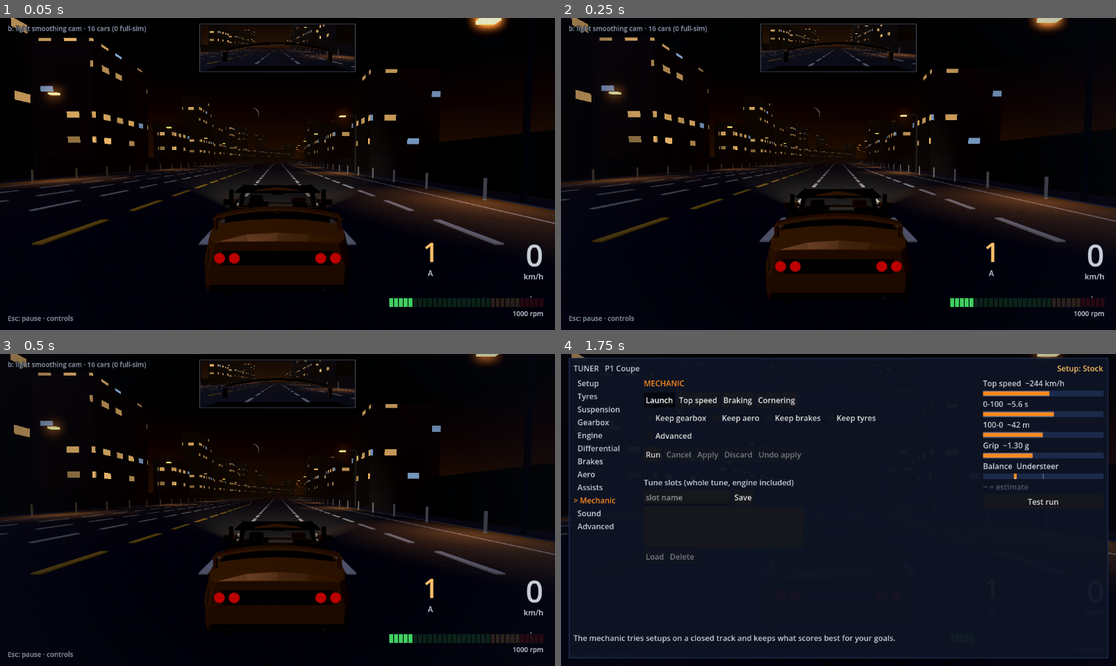
Above: before the commit, frames 1-4 (two rows, left to right).
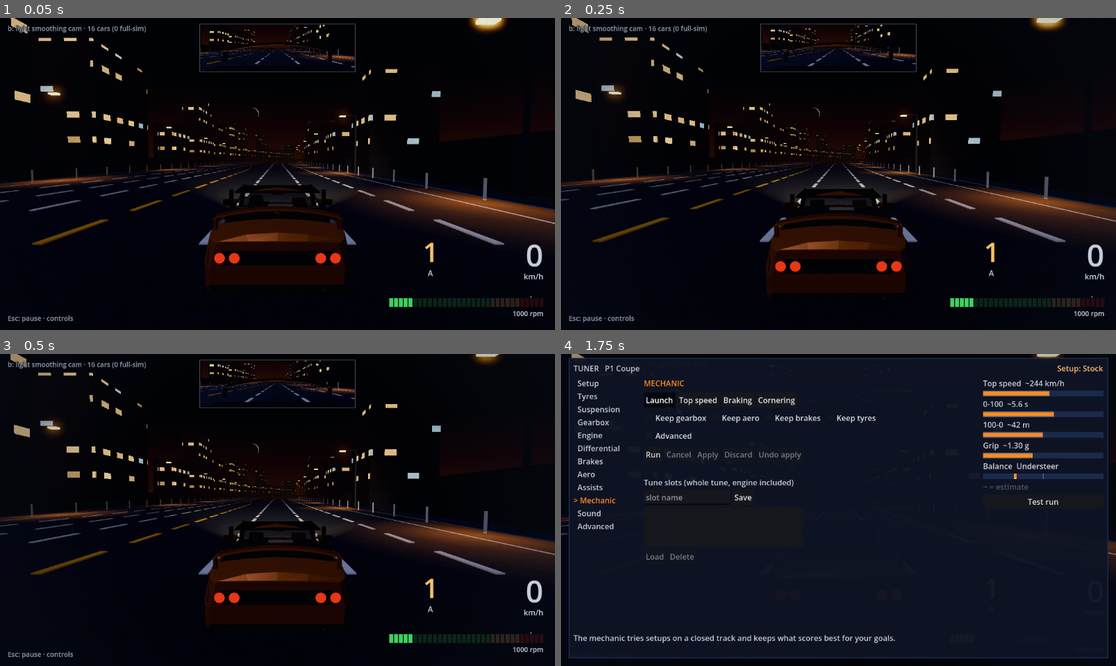
Above: after the commit, the same moments.

Repository: SmurfyHehe/neon-overdrive
Game: Godot game, scene res://Game.tscn
The game is run twice, just before and just after one commit, with the same random seed, the same clock (stepped at 60 frames per second) and the same inputs.
Inputs (mouse positions are in pixels of both pictures, inside the frame that each line leads up to):
- Up to frame 1 (0.05 s): no input
- Up to frame 2 (0.25 s): no input
- Up to frame 3 (0.5 s): no input
- Up to frame 4 (1.75 s): tap Enter at 0.5 s; move the mouse to (960, 494) at 0.52 s; hold D (steer_right) 0.53-1.25 s; tap Y (autotune_panel) at 0.6 s; click (960, 494) at 0.67 s; click "Launch" at 1.25 s

The runs differ from the first frame. In frame 1, 3.2% of the frame differs, in the area x 0-100%, y 0-79%; in frame 2, 3.0%; in frame 3, 2.8%; in frame 4, less than 0.1%.

Commit message:
Film look: AgX tone curve and an Amber vs. Dusk colour grade
WorldLook (the game's WorldEnvironment) switches it with the new
"Film look" graphics flag, on in every preset: AgX instead of the
linear clip so lamps, windows and tail lamps roll off softly, plus a
procedural 3D LUT (navy shadows, amber highlights, gentle S-curve).
+0.2 ms GPU on the Iris Xe. GraphicsSettings gains on/off flags with a
checkbox each on the Graphics page.

Co-Authored-By: Claude Opus 5.5 (1M context) <noreply@anthropic.com>

Diff:
--- a/scripts/game.gd
+++ b/scripts/game.gd
@@ -148,7 +148,8 @@
 	env.glow_bloom = 0.0
 	env.glow_hdr_threshold = 1.0
 	env.glow_blend_mode = Environment.GLOW_BLEND_MODE_SCREEN
-	var world_env := WorldEnvironment.new()
+	# WorldLook adds the switchable film look (AgX curve + grade) on top.
+	var world_env := WorldLook.new()
 	world_env.environment = env
 	add_child(world_env)
 	# Look B's "grainy filter" (stage A): a light, darken-only animated grain
--- a/scripts/graphics_settings.gd
+++ b/scripts/graphics_settings.gd
@@ -35,10 +35,15 @@
 ## +1.3 ms, MSAA 4x +1.9 ms, MSAA 2x + FXAA +2.3 ms, 75% scale -1.7 ms. So
 ## MSAA 2x is the free default and FXAA is not in any preset.
 const PRESET_VALUES := {
-	"low": {"aa": "msaa2", "render_scale": 0.75},
-	"medium": {"aa": "msaa2", "render_scale": 1.0},
-	"high": {"aa": "msaa4", "render_scale": 1.0},
+	"low": {"aa": "msaa2", "render_scale": 0.75, "film_look": true},
+	"medium": {"aa": "msaa2", "render_scale": 1.0, "film_look": true},
+	"high": {"aa": "msaa4", "render_scale": 1.0, "film_look": true},
 }
+
+## On/off effects, in menu order, with their menu names. Each is read by the
+## node that draws it (film_look: WorldLook).
+const FLAGS := ["film_look"]
+const FLAG_NAMES := {"film_look": "Film look"}
 
 ## Nodes that switch with these settings join this group and implement
 ## apply_graphics().
@@ -47,6 +52,15 @@
 static var preset := PRESET_DEFAULT  # one of PRESETS, or "custom"
 static var aa := "msaa2"
 static var render_scale := 1.0
+static var flags := {"film_look": true}
+
+static func is_on(flag: String) -> bool:
+	return bool(flags.get(flag, false))
+
+static func set_flag(flag: String, on: bool) -> void:
+	if flag in FLAGS:
+		flags[flag] = on
+		_mark_custom()
 
 static func set_preset(p: String) -> void:
 	if not PRESET_VALUES.has(p):
@@ -55,6 +69,8 @@
 	var v: Dictionary = PRESET_VALUES[p]
 	aa = v.aa
 	render_scale = v.render_scale
+	for f in FLAGS:
+		flags[f] = bool(v[f])
 
 static func set_aa(mode: String) -> void:
 	if mode in AA_MODES:
@@ -69,7 +85,7 @@
 static func _mark_custom() -> void:
 	for p in PRESETS:
 		var v: Dictionary = PRESET_VALUES[p]
-		if v.aa == aa and is_equal_approx(v.render_scale, render_scale):
+		if v.aa == aa and is_equal_approx(v.render_scale, render_scale) and FLAGS.all(func(f: String) -> bool: return bool(v[f]) == is_on(f)):
 			preset = p
 			return
 	preset = "custom"
@@ -111,6 +127,8 @@
 			# "custom" (or damaged): read each value, keep the default for a bad one.
 			set_aa(str(cfg.get_value("graphics", "aa", aa)))
 			set_render_scale(float(cfg.get_value("graphics", "render_scale", render_scale)))
+			for f in FLAGS:
+				set_flag(f, FxSettings._to_bool(cfg.get_value("graphics", f, is_on(f))))
 	var forced := OS.get_environment("NEON_GFX")
 	if PRESET_VALUES.has(forced):
 		set_preset(forced)
@@ -122,4 +140,6 @@
 	cfg.set_value("graphics", "preset", preset)
 	cfg.set_value("graphics", "aa", aa)
 	cfg.set_value("graphics", "render_scale", render_scale)
+	for f in FLAGS:
+		cfg.set_value("graphics", f, is_on(f))
 	return cfg.save(AudioSettings.path) == OK
--- a/scripts/pause_menu.gd
+++ b/scripts/pause_menu.gd
@@ -41,6 +41,7 @@
 var gfx_aa: OptionButton
 var gfx_scale: HSlider
 var gfx_scale_label: Label
+var gfx_flags := {}   # flag -> CheckButton
 var _gfx_refreshing := false
 
 func _init(state: GameState) -> void:
@@ -207,6 +208,14 @@
 			_graphics_changed())
 	gfx_scale_label = Label.new()
 	gfx_scale.get_parent().add_child(gfx_scale_label)
+	for flag in GraphicsSettings.FLAGS:
+		var c := CheckButton.new()
+		c.text = GraphicsSettings.FLAG_NAMES[flag]
+		c.toggled.connect(func(on: bool) -> void:
+			GraphicsSettings.set_flag(flag, on)
+			_graphics_changed())
+		graphics_page.add_child(c)
+		gfx_flags[flag] = c
 	graphics_back_button = _add_button(graphics_page, "Back", show_main)
 
 func _add_option(parent: Control, text: String, items: Array, on_select: Callable) -> OptionButton:
@@ -239,6 +248,8 @@
 	gfx_aa.select(maxi(GraphicsSettings.AA_MODES.find(GraphicsSettings.aa), 0))
 	gfx_scale.value = GraphicsSettings.render_scale
 	gfx_scale_label.text = "%d%%" % roundi(GraphicsSettings.render_scale * 100.0)
+	for flag in gfx_flags:
+		gfx_flags[flag].button_pressed = GraphicsSettings.is_on(flag)
 	_gfx_refreshing = false
 
 # ---------- Controls page ----------
--- /dev/null
+++ b/scripts/world_look.gd
@@ -0,0 +1,81 @@
+class_name WorldLook
+extends WorldEnvironment
+
+# The game's WorldEnvironment plus the switchable parts of the look
+# (polish pass, 2026-10-08). game.gd builds the Environment as before; this
+# node only adds what GraphicsSettings switches, in apply_graphics().
+#
+# Film look (GraphicsSettings flag "film_look"): a film-style tone curve and a
+# colour grade.
+# - Tone curve: AgX instead of the linear clip. Bright things (lamp heads,
+#   windows, tail lamps, headlights) roll off softly toward white instead of
+#   clipping flat, and the glow round them reads as light rather than paint.
+#   AgX darkens the mids, so the exposure is raised to keep the scene about as
+#   bright as before (mean screen brightness measured 18 -> 19 at 1280x720).
+# - Grade: a 3D colour lookup table built here at startup (no asset): shadows
+#   lean navy, highlights lean amber, a gentle S-curve on contrast. Amber vs.
+#   Dusk, pushed by the camera instead of by every material.
+# Off gives back the stage A linear look exactly.
+
+const AGX_EXPOSURE := 2.0
+const AGX_WHITE := 6.0
+const LUT_SIZE := 17
+
+## Grade strengths (display space, 0..1 values).
+const CONTRAST := 0.22          # share of the S-curve mixed in
+const SHADOW_TINT := Vector3(0.86, 0.94, 1.18)   # multiplier at black, navy
+const SHADOW_LIFT := Vector3(0.006, 0.010, 0.022) # tiny navy floor so black is not dead grey
+const HIGHLIGHT_TINT := Vector3(1.05, 1.0, 0.88) # multiplier at white, amber
+const SATURATION := 1.06
+
+static var _lut: ImageTexture3D
+
+func _ready() -> void:
+	add_to_group(GraphicsSettings.GROUP)
+	apply_graphics()
+
+func apply_graphics() -> void:
+	if environment == null:
+		return
+	var on := GraphicsSettings.is_on("film_look")
+	environment.tonemap_mode = Environment.TONE_MAPPER_AGX if on else Environment.TONE_MAPPER_LINEAR
+	environment.tonemap_exposure = AGX_EXPOSURE if on else 1.0
+	environment.tonemap_white = AGX_WHITE if on else 1.0
+	environment.adjustment_enabled = on
+	environment.adjustment_color_correction = get_lut() if on else null
+
+## The grade as a 3D lookup texture, built once.
+static func get_lut() -> ImageTexture3D:
+	if _lut == null:
+		var images: Array[Image] = []
+		var n := LUT_SIZE
+		for b in n:
+			var img := Image.create_empty(n, n, false, Image.FORMAT_RGB8)
+			for g in n:
+				for r in n:
+					var c := grade(Vector3(r, g, b) / float(n - 1))
+					img.set_pixel(r, g, Color(c.x, c.y, c.z))
+			images.append(img)
+		_lut = ImageTexture3D.new()
+		_lut.create(Image.FORMAT_RGB8, n, n, n, false, images)
+	return _lut
+
+## One colour through the grade (display space in and out).
+static func grade(c: Vector3) -> Vector3:
+	# S-curve per channel.
+	var s := Vector3(_smooth(c.x), _smooth(c.y), _smooth(c.z))
+	c = c.lerp(s, CONTRAST)
+	var l := c.dot(Vector3(0.2126, 0.7152, 0.0722))
+	# Saturation round the luma.
+	c = Vector3(l, l, l).lerp(c, SATURATION)
+	# Split tone: navy into the shadows, amber into the highlights.
+	var sh := pow(1.0 - clampf(l, 0.0, 1.0), 3.0)
+	var hi := smoothstep(0.45, 1.0, l)
+	c *= Vector3.ONE.lerp(SHADOW_TINT, sh * 0.6)
+	c *= Vector3.ONE.lerp(HIGHLIGHT_TINT, hi * 0.7)
+	c += SHADOW_LIFT * sh
+	return c.clamp(Vector3.ZERO, Vector3.ONE)
+
+static func _smooth(x: float) -> float:
+	x = clampf(x, 0.0, 1.0)
+	return x * x * (3.0 - 2.0 * x)
--- a/tests/graphics_perf.gd
+++ b/tests/graphics_perf.gd
@@ -5,7 +5,7 @@
 # cars, the car parked in its lane looking down the road, V-Sync off, and
 # alternates short blocks between the setups so slow drift (heat, clocks) hits
 # all of them equally. Reports the median GPU time per setup and its delta to
-# "base" (everything this pass adds switched off, no edge smoothing, full res).
+# "base" (every GraphicsSettings flag off, no edge smoothing, full res).
 # Reports, does not assert: the numbers are machine-dependent.
 #
 # GFX_RES=<w>x<h> sets the window (default 1920x1080, the laptop's screen).
@@ -20,7 +20,7 @@
 const SKIP := 10         # frames dropped after each switch
 
 ## Each setup: GraphicsSettings values on top of BASE. Presets take PRESET_VALUES.
-const BASE := {"aa": "off", "render_scale": 1.0}
+const BASE := {"aa": "off", "render_scale": 1.0, "film_look": false}
 const SETUPS := {
 	"base": {},
 	"fxaa": {"aa": "fxaa"},
@@ -28,6 +28,7 @@
 	"msaa2_fxaa": {"aa": "msaa2_fxaa"},
 	"msaa4": {"aa": "msaa4"},
 	"scale75": {"render_scale": 0.75},
+	"film_look": {"film_look": true},
 	"low": "low",
 	"medium": "medium",
 	"high": "high",
@@ -68,6 +69,8 @@
 		v.merge(s, true)
 		GraphicsSettings.aa = v.aa
 		GraphicsSettings.render_scale = v.render_scale
+		for f in GraphicsSettings.FLAGS:
+			GraphicsSettings.flags[f] = bool(v[f])
 	GraphicsSettings.apply(self)
 
 func _process(_delta: float) -> bool:
--- a/tests/graphics_settings.gd
+++ b/tests/graphics_settings.gd
@@ -6,8 +6,10 @@
 # - render scale clamps, and NaN falls back to 1
 # - save/load round-trips a preset and a custom set; a damaged file falls back
 #   to the default preset
+# - each on/off flag makes the preset custom and back
 # - the real Game.tscn boots with the settings applied to the root viewport,
 #   the pause menu's Graphics page exists, and picking a preset there applies it
+# - the film look switch changes the WorldLook tone curve and grade
 # - nothing logs an error the whole time
 # Exit code 1 on failure. Run:
 #   Godot_v4.7.2-stable_win64_console.exe --headless --audio-driver Dummy --path . -s res://tests/graphics_settings.gd
@@ -59,6 +61,12 @@
 	_check(is_equal_approx(GraphicsSettings.render_scale, GraphicsSettings.SCALE_MIN), "render scale clamps low")
 	GraphicsSettings.set_render_scale(NAN)
 	_check(is_equal_approx(GraphicsSettings.render_scale, 1.0), "NaN render scale falls back to 1")
+	GraphicsSettings.set_preset("medium")
+	for f in GraphicsSettings.FLAGS:
+		GraphicsSettings.set_flag(f, not GraphicsSettings.is_on(f))
+		_check(GraphicsSettings.preset == "custom", "turning %s by hand makes the preset custom" % f)
+		GraphicsSettings.set_flag(f, not GraphicsSettings.is_on(f))
+		_check(GraphicsSettings.preset == "medium", "turning %s back names the preset again" % f)
 	GraphicsSettings.set_aa("bogus")
 	_check(GraphicsSettings.aa in GraphicsSettings.AA_MODES, "an unknown AA mode is ignored")
 
@@ -71,10 +79,11 @@
 	GraphicsSettings.set_preset("medium")
 	GraphicsSettings.set_aa("msaa4")
 	GraphicsSettings.set_render_scale(0.65)
+	GraphicsSettings.set_flag("film_look", false)
 	GraphicsSettings.save_settings()
 	GraphicsSettings.set_preset("low")
 	GraphicsSettings.load_settings()
-	_check(GraphicsSettings.preset == "custom" and GraphicsSettings.aa == "msaa4" and is_equal_approx(GraphicsSettings.render_scale, 0.65), "a custom set loads back")
+	_check(GraphicsSettings.preset == "custom" and GraphicsSettings.aa == "msaa4" and is_equal_approx(GraphicsSettings.render_scale, 0.65) and not GraphicsSettings.is_on("film_look"), "a custom set loads back")
 
 	# Damaged file: the default preset.
 	var f := FileAccess.open(AudioSettings.path, FileAccess.WRITE)
@@ -104,6 +113,14 @@
 			_check(GraphicsSettings.preset == "high" and vp.msaa_3d == Viewport.MSAA_4X, "picking High in the menu applies MSAA 4x")
 			menu.gfx_preset.item_selected.emit(0)  # Low
 			_check(vp.scaling_3d_scale < 1.0 and vp.msaa_3d == Viewport.MSAA_2X, "picking Low applies its scale and MSAA 2x")
+			var look: WorldLook = null
+			for n in game.get_children():
+				if n is WorldLook:
+					look = n
+			_check(look != null and look.environment.tonemap_mode == Environment.TONE_MAPPER_AGX and look.environment.adjustment_color_correction != null, "film look on: AgX curve and the grade LUT")
+			menu.gfx_flags["film_look"].button_pressed = false  # emits toggled
+			_check(look != null and look.environment.tonemap_mode == Environment.TONE_MAPPER_LINEAR and not look.environment.adjustment_enabled, "film look off from the menu: the linear stage A look")
+			menu.gfx_preset.item_selected.emit(0)  # Low again
 			menu.gfx_aa.item_selected.emit(0)
 			_check(GraphicsSettings.preset == "custom" and menu.gfx_preset.selected == 3, "a hand change shows Custom")
 			menu.show_main()
Not shown, added: scripts/world_look.gd.uid
Not shown, added: tests/graphics_perf.gd.uid
